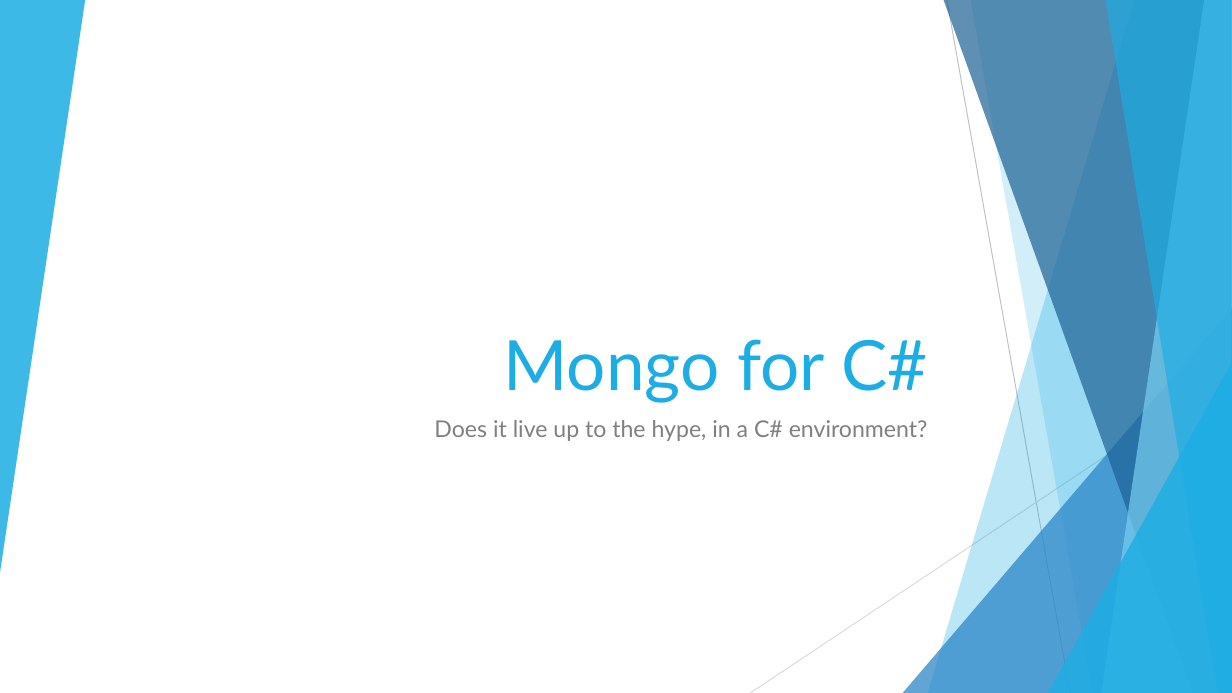
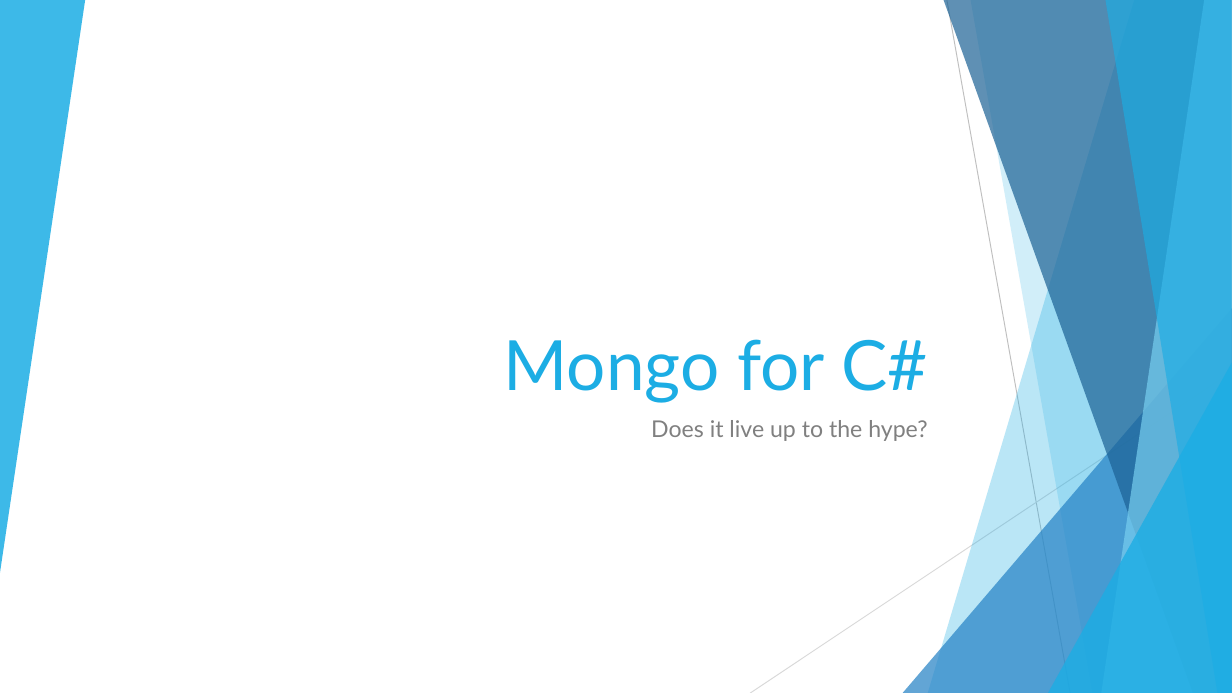
Before and after one commit to ffMathy/TurboPotato.Mongo, a slide deck: slide 1 of slides.pptx. Drawn at 1232x693 pixels with LibreOffice and Linux fonts; fonts in the diff are those of the drawing. Boxes give left, top, right and bottom in pixels: in the first picture for what was removed or moved away, otherwise in the second. Text is boxed around its words. In the diff, an @@ line names an element or a change of style, - is before the commit and + after.

Commit message:
fix for slide.

```diff
--- a/slides.pptx
+++ b/slides.pptx
@@ subtitle at (x1=651, y1=420, x2=927, y2=441): text changed @@
-Does it live up to the hype, in a C# environment?
+Does it live up to the hype?
```
